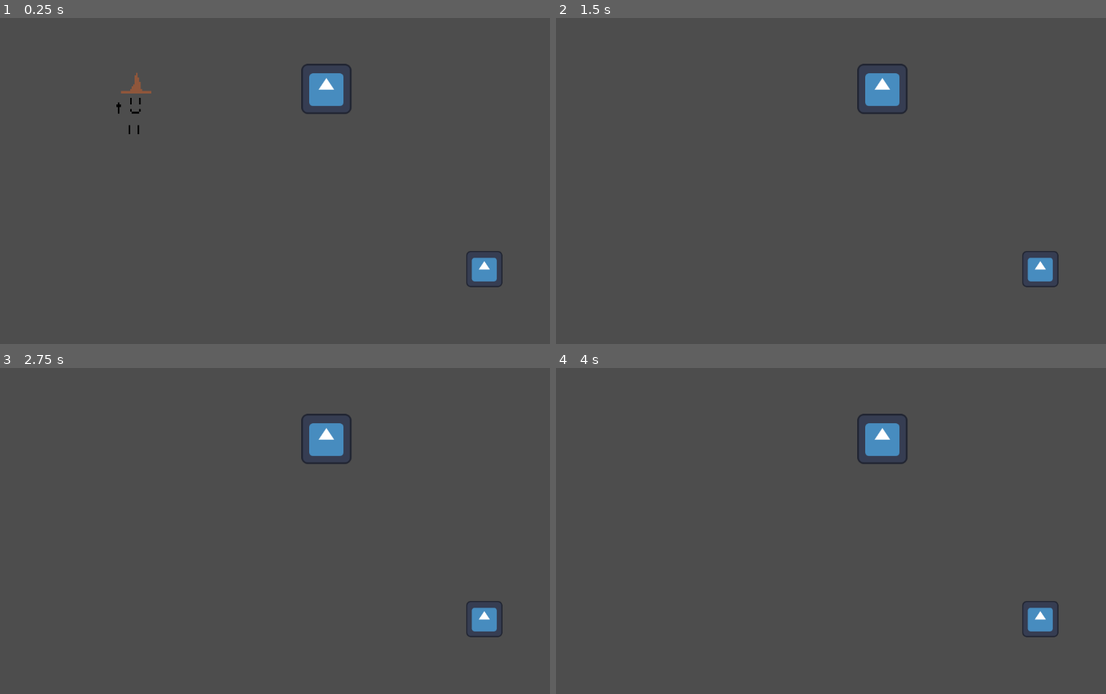
Above: before the commit, frames 1-4 (two rows, left to right).
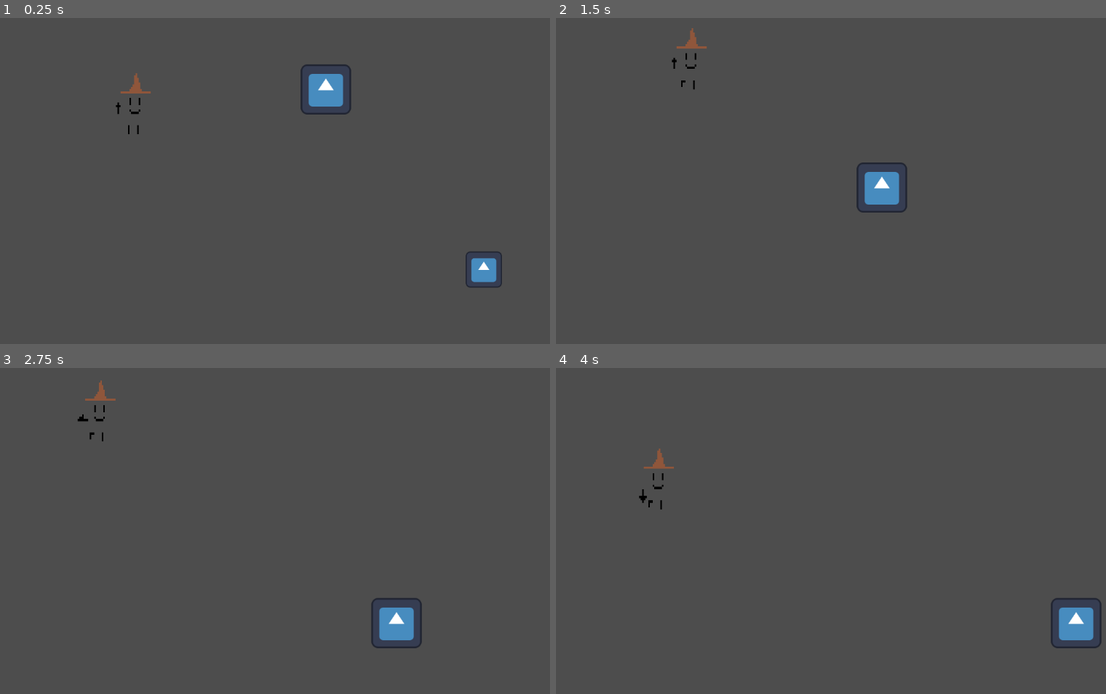
Above: after the commit, the same moments.

Repository: CplCanuck/mru-hacks-2025
Game: Godot game, scene res://Scenes/player_test.tscn
The game is run twice, just before and just after one commit, with the same random seed, the same clock (stepped at 60 frames per second) and the same inputs. The engine's default icon, where the game draws it, is replaced by a stand-in: a white triangle on a blue panel in a dark square.
Inputs:
- Up to frame 1 (0.25 s): no input
- Up to frame 2 (1.5 s): tap Enter at 0.5 s; hold Space (attack) 0.53-1.28 s; hold W (up) from 0.53 s (still down); tap Shift (dash) at 1.35 s
- Up to frame 3 (2.75 s): release W (up) at 2.03 s; hold A (left) from 2.03 s (still down); tap E (interact) at 2.1 s
- Up to frame 4 (4 s): tap Space (attack) at 2.85 s; release A (left) at 3.53 s; hold S (down) from 3.53 s (still down); tap Shift (dash) at 3.6 s

The runs differ from the first frame. In frame 1, 0.3% of the frame differs, in the area x 21-92%, y 14-83%; in frame 2, 2.3%; in frame 3, 2.3%, in the area x 14-92%, y 3-86%; in frame 4, 2.3%.

Commit message:
Add camera follow

Diff:
--- /dev/null
+++ b/Components/hitbox_component.tscn
@@ -0,0 +1,6 @@
+[gd_scene load_steps=2 format=3 uid="uid://bimnplkqxmyxf"]
+
+[ext_resource type="Script" path="res://Components/hitbox_component.gd" id="1_0jo6v"]
+
+[node name="HitboxComponent" type="Area2D"]
+script = ExtResource("1_0jo6v")
--- /dev/null
+++ b/Scenes/camera.gd
@@ -0,0 +1,35 @@
+extends Camera2D
+
+@export var follow_percentage_width := 0.2
+@export var follow_percentage_height := 0.2
+
+@onready var screen_scale := DisplayServer.screen_get_scale()
+@onready var screen_width = get_viewport().size.x#DisplayServer.screen_get_size().x / screen_scale
+@onready var screen_height = get_viewport().size.y#DisplayServer.screen_get_size().y / screen_scale
+
+
+@export var player : Player
+
+func _physics_process(delta: float) -> void:
+	if player :
+		var player_pos := player.get_screen_transform().get_origin()
+
+		# up
+		if player_pos.y < screen_height * follow_percentage_height :
+			print("camera up")
+			position.y += player.velocity.y * delta
+
+		# right
+		if player_pos.x > screen_width * (1 - follow_percentage_width)  :
+			print("camera right")
+			position.x += player.velocity.x * delta
+
+		# down
+		if player_pos.y > screen_height * (1 - follow_percentage_height)  :
+			print("camera up")
+			position.y += player.velocity.y * delta
+
+		# left
+		if player_pos.x < screen_width * follow_percentage_width :
+			print("camera left")
+			position.x += player.velocity.x * delta
--- /dev/null
+++ b/Scenes/camera.tscn
@@ -0,0 +1,6 @@
+[gd_scene load_steps=2 format=3 uid="uid://dl0e6kx6bsosa"]
+
+[ext_resource type="Script" uid="uid://cs8wjwepjc7at" path="res://Scenes/camera.gd" id="1_375tr"]
+
+[node name="Camera" type="Camera2D"]
+script = ExtResource("1_375tr")
--- a/Scenes/player.tscn
+++ b/Scenes/player.tscn
@@ -1,4 +1,3 @@
-
 [gd_scene load_steps=44 format=3 uid="uid://b0g05sv23vr6u"]
 
 [ext_resource type="Script" uid="uid://dybfiyquachh8" path="res://Scenes/player.gd" id="1_cvnsp"]
--- a/Scenes/player_test.tscn
+++ b/Scenes/player_test.tscn
@@ -1,10 +1,11 @@
-[gd_scene load_steps=7 format=3 uid="uid://x1tc55goikvx"]
+[gd_scene load_steps=8 format=3 uid="uid://x1tc55goikvx"]
 
 [ext_resource type="PackedScene" uid="uid://b0g05sv23vr6u" path="res://Scenes/player.tscn" id="1_xjjte"]
 [ext_resource type="PackedScene" uid="uid://byjmdu6hnqlpd" path="res://Elements/Gravestone.tscn" id="2_acvas"]
 [ext_resource type="PackedScene" uid="uid://bm3btevr6lisi" path="res://UI/DialogueBox.tscn" id="3_pm723"]
 [ext_resource type="PackedScene" uid="uid://y5lm63ohq5yv" path="res://Enemies/base_enemy.tscn" id="4_70u62"]
 [ext_resource type="PackedScene" uid="uid://m50tlqmjxlga" path="res://Enemies/enemy_chain.tscn" id="4_yi8xp"]
+[ext_resource type="PackedScene" uid="uid://dl0e6kx6bsosa" path="res://Scenes/camera.tscn" id="6_wix4t"]
 
 [sub_resource type="NavigationPolygon" id="NavigationPolygon_70u62"]
 vertices = PackedVector2Array(1152.2734, 8.96875, 1170.7031, 651.8672, 9.9609375, 638.1094, 8.03125, 6.0234375)
@@ -12,6 +13,10 @@
 outlines = Array[PackedVector2Array]([PackedVector2Array(0, 648, -2, -4, 1162, -1, 1181, 662)])
 
 [node name="PlayerTest" type="Node2D"]
+
+[node name="Camera" parent="." node_paths=PackedStringArray("player") instance=ExtResource("6_wix4t")]
+position = Vector2(577, 323)
+player = NodePath("../Player")
 
 [node name="Player" parent="." instance=ExtResource("1_xjjte")]
 position = Vector2(300, 214)
Not shown, added: Scenes/camera.gd.uid
